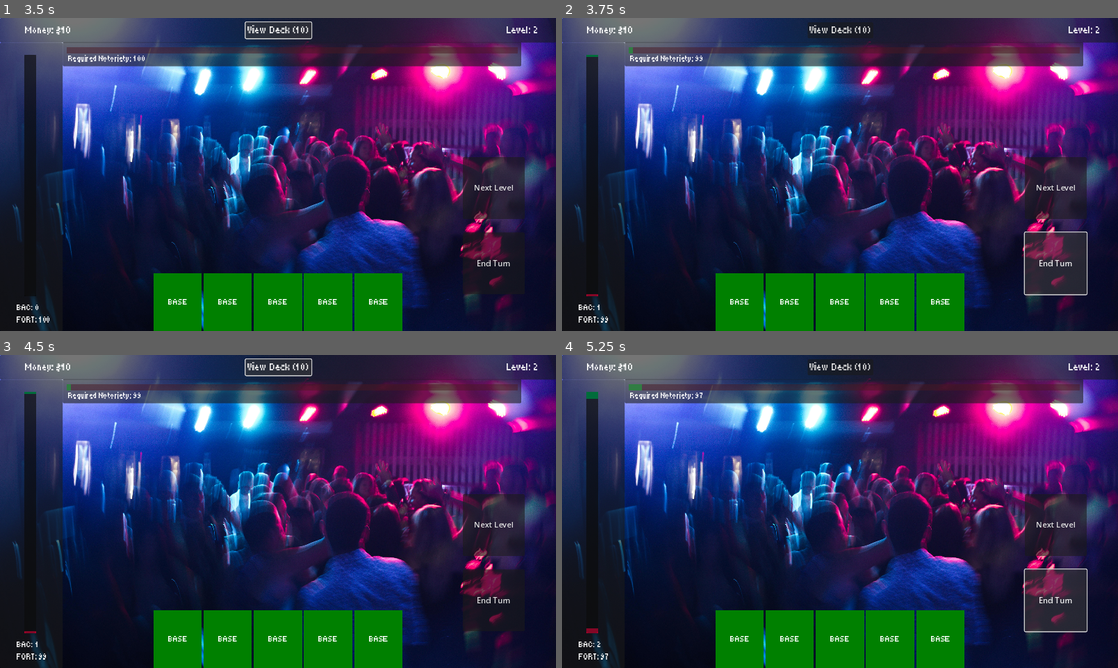
Above: before the commit, frames 1-4 (two rows, left to right).
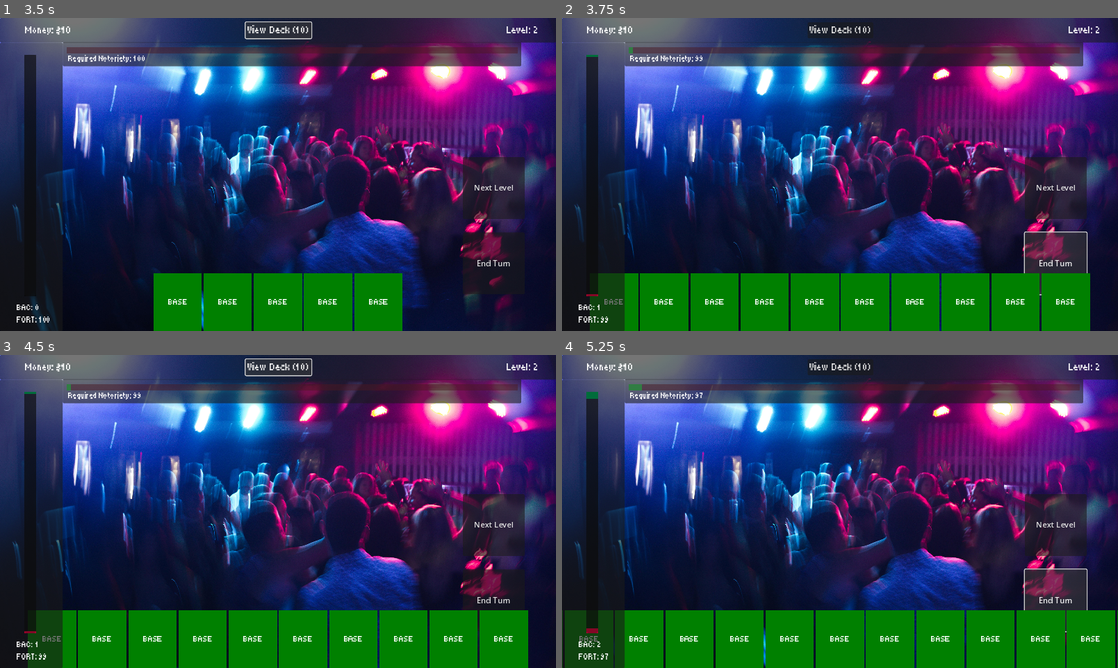
Above: after the commit, the same moments.

Repository: TreSmith/JameGamGameJam
Game: Godot game, scene res://Scenes/UI/main_menu.tscn
Same seed, same stepped clock (60 frames per second), same inputs: the game is played once before the commit and once after it.
Inputs:
- Up to frame 1 (3.5 s): click "START GAME" at 0.5 s; click "Next Level" at 1.25 s; click "Next Level" at 2 s; click "View Deck (10)" at 2.75 s
- Up to frame 2 (3.75 s): click "End Turn" at 3.5 s
- Up to frame 3 (4.5 s): click "View Deck (10)" at 4.25 s
- Up to frame 4 (5.25 s): click "End Turn" at 5 s

Frame 1 is identical in both runs. In frame 2, 8.9% of the frame differs, in the area x 5-95%, y 81-100%; in frame 3, 8.9%; in frame 4, 9.5%, in the area x 0-100%, y 81-100%.

Commit message:
Added retain

Diff:
--- a/Scripts/Component Scripts/card.gd
+++ b/Scripts/Component Scripts/card.gd
@@ -13,11 +13,12 @@
 
 
 
-@export var BAC = 5
-@export var cost = 1
-@export var fort = 5
-@export var cards = 1
+@export var BAC = 0
+@export var cost = 0
+@export var fort = 0
+@export var cards = 0
 @export var energy = 0
+@export var retain = 1
 
 
 func _ready() -> void:
@@ -53,6 +54,7 @@
 		GameManager.Handsize += cards
 		GameManager.Current_Energy -= cost
 		GameManager.Energy += energy
+		GameManager.Retain += retain
 		var tw = create_tween().set_parallel().set_trans(Tween.TRANS_QUAD)
 		tw.tween_property(self, "scale", get_parent().get_parent().scale * 3, 0.3)
 		tw.tween_property(self, "modulate:a", 0.0, 0.3)
--- a/Scripts/Component Scripts/hand.gd
+++ b/Scripts/Component Scripts/hand.gd
@@ -20,5 +20,8 @@
 	GameManager.Energy = GameManager.DEFAULT_ENERGY
 
 func delete_hand():
-	for c in get_children():
-			c.discardcard()
+	if (GameManager.Retain > 0):
+		GameManager.Retain = GameManager.Retain - 1
+	else:
+		for c in get_children():
+				c.discardcard()
--- a/Scripts/ManagerScripts/game_manager.gd
+++ b/Scripts/ManagerScripts/game_manager.gd
@@ -5,6 +5,7 @@
 const BASE_ENERGY : int = 3
 const DEFAULT_HANDSIZE : int = 5
 const DEFAULT_ENERGY : int = 3
+const DEFAULT_RETAIN : int = 0
 
 
 var Current_Fortitude = STARTING_FORTITUDE
@@ -13,6 +14,7 @@
 var Current_Notoriety = 0
 var Handsize = DEFAULT_HANDSIZE
 var Energy = DEFAULT_ENERGY
+var Retain = DEFAULT_ENERGY
 const STARTING_MONEY : int = 10
 
 
@@ -33,6 +35,13 @@
 	Current_Notoriety = 0
 	Handsize = DEFAULT_HANDSIZE
 	Current_Money = STARTING_MONEY
+
+func resetLevel():
+	Current_Fortitude = STARTING_FORTITUDE
+	Current_BAC = STARTING_BAC
+	Current_Energy = BASE_ENERGY
+	Handsize = DEFAULT_HANDSIZE
+
 
 func read_json_card_data():
 	var json_parser = JSON.new()
--- a/Scripts/level_script.gd
+++ b/Scripts/level_script.gd
@@ -5,7 +5,6 @@
 
 var current_fortitude_loss = 0
 var current_notoriety = 0
-var hitlerwascool = 5
 
 @onready var player_bars = %PlayerBars
 @onready var notoriety = %Notoriety
@@ -19,6 +18,7 @@
 
 func _on_next_level_next_level():
 	SceneManager.next_level()
+	GameManager.resetLevel()
 
 #handle next turn logic
 #remove fortitude, check if fortitude matches current BAC, update progress bars, deal new hand
